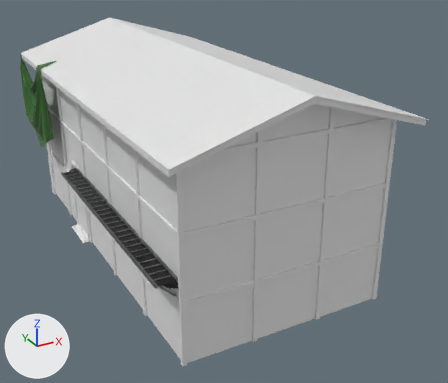
Two versions of the FBX model WalkingSim/Assets/Art/Packs/WareHouseDockingArea/WareHouse.fbx, one commit apart.
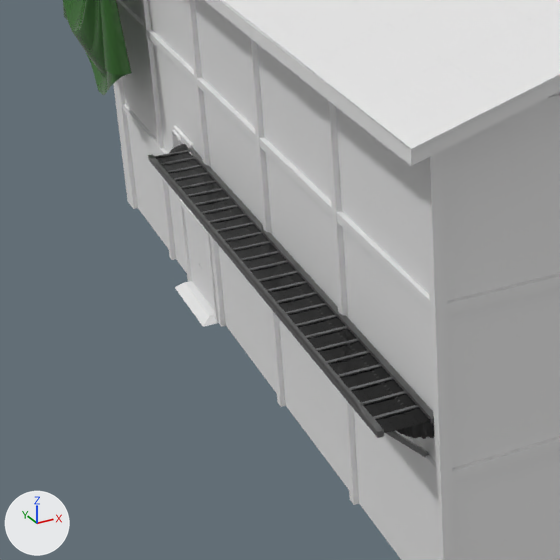
Old and new are each drawn whole from a 50 mm lens placed at (-13.4, -28.6, 15.1), pointed at (1.4, -1.7, 1.7) and again close up on the part from 0% to 51% of the width and 28% to 88% of the height. The lights are fixed; the arrows at lower left show +X, +Y and +Z. Where no turn or scale is listed for an object, it has been applied to the vertices.
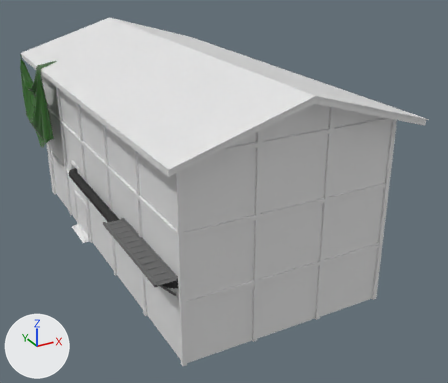
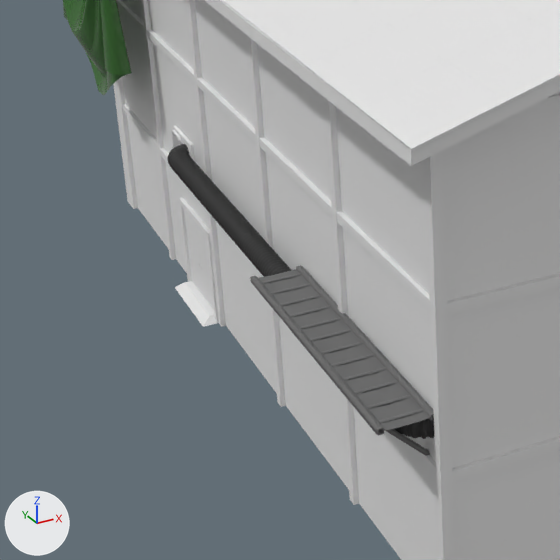
The edits, one by one:
Material 'CatWark' (mat_catwark) is new.
Its base color is (0.142, 0.142, 0.142) (dark grey #696969).
Mesh me_plane_050 is new.
It has 236 vertices, 148 faces and spans x -0.5..0.58, y -0.5..5.5, z -1.03..0.05.
It uses material mat_catwark (dark grey #696969).
Object 'Plane.003' (ob_plane_003) is deleted.
Object 'Plane.007' (ob_plane_007) is new; it shows me_plane_050.
Its location is (-5.55, -9.41, 2.49).

Location of each change, (x1, y1, x2, y2) in pixels of the close-ups (560 x 560 px):
'Plane.003', deleted: before (148, 147, 434, 458)
    faces in mat_metal_masked (black #2d2d2d): (156, 152, 430, 433)
    faces in mat_metal (grey #8f8f8f): (148, 147, 434, 458)
'Plane.007', added: after (250, 265, 434, 456)
'Pipe', unchanged, uncovered by the edit: before (169, 144, 434, 439); after (167, 144, 434, 439)
